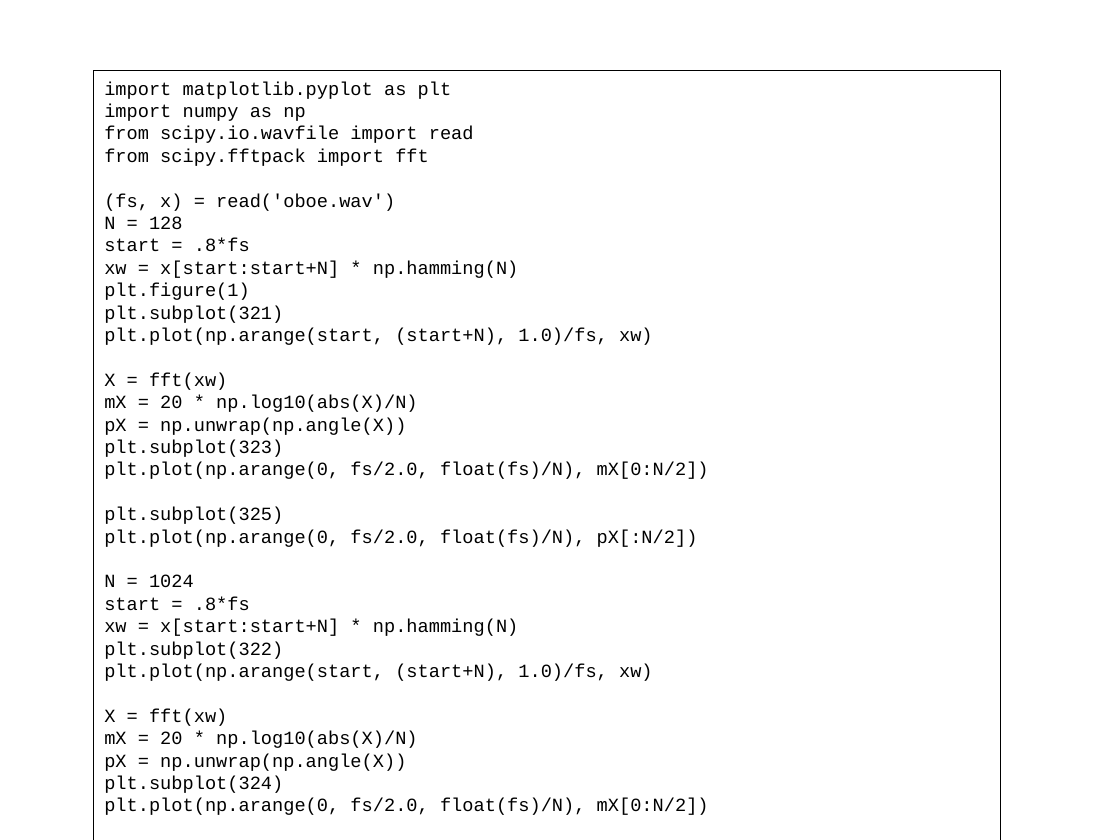
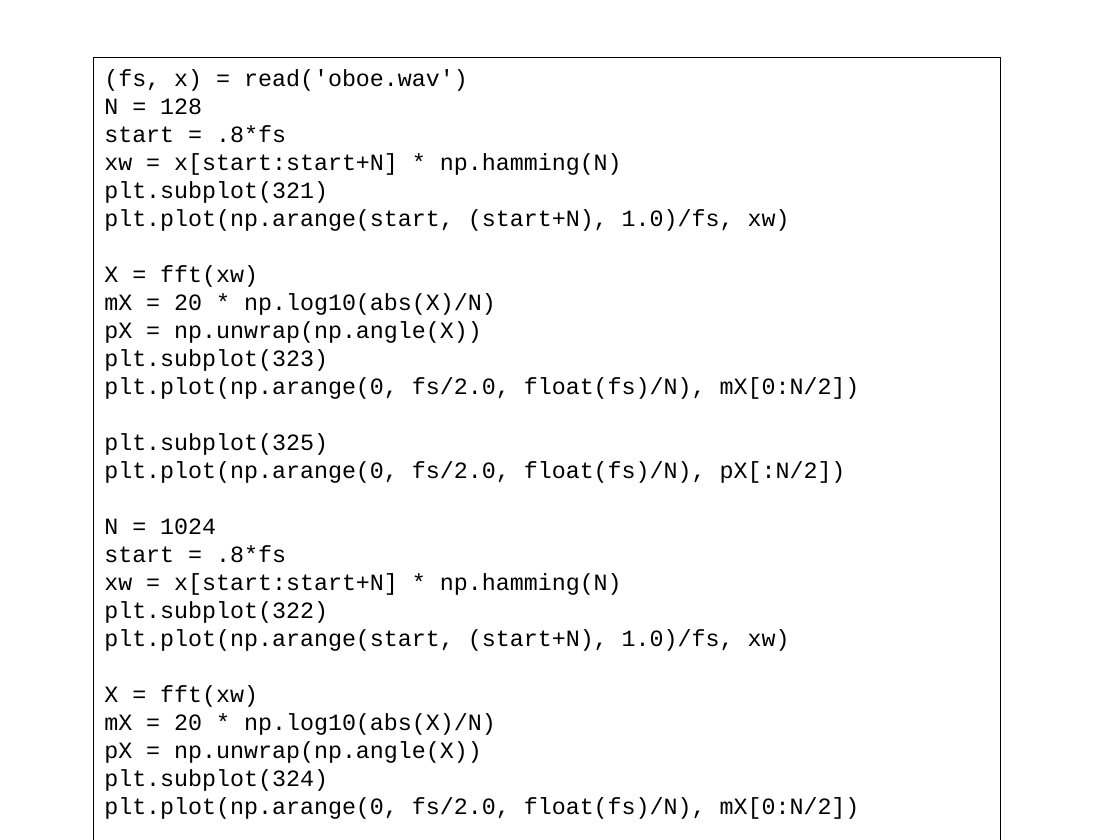
Before and after one commit to MTG/sms-tools, a slide deck: slide 17 of teaching-material/lectures/lect4-STFT/4-STFT.odp. Drawn at 1120x840 pixels with LibreOffice and Linux fonts; fonts in the diff are those of the drawing. Boxes give left, top, right and bottom in pixels: in the first picture for what was removed or moved away, otherwise in the second. Text is boxed around its words. In the diff, an @@ line names an element or a change of style, - is before the commit and + after.

```diff
--- a/teaching-material/lectures/lect4-STFT/4-STFT.odp
+++ b/teaching-material/lectures/lect4-STFT/4-STFT.odp
@@ rectangle "(fs, x) = read('oboe.wav')" resized from (x1=93, y1=71, x2=1000, y2=840) to (x1=93, y1=57, x2=1000, y2=840) @@
@@ rectangle "(fs, x) = read('oboe.wav')" at (x1=93, y1=57, x2=1000, y2=840): size 12 to 15 pt @@
@@ text in rectangle at (x1=104, y1=82, x2=474, y2=166): paragraphs removed @@
-import matplotlib.pyplot as plt
-import numpy as np
-from scipy.io.wavfile import read
-from scipy.fftpack import fft
@@ text in rectangle at (x1=104, y1=283, x2=249, y2=300): paragraph removed @@
-plt.figure(1)
```
Also in this commit, not shown: 12 other slides changed, 1 slide added, 15 other files.
